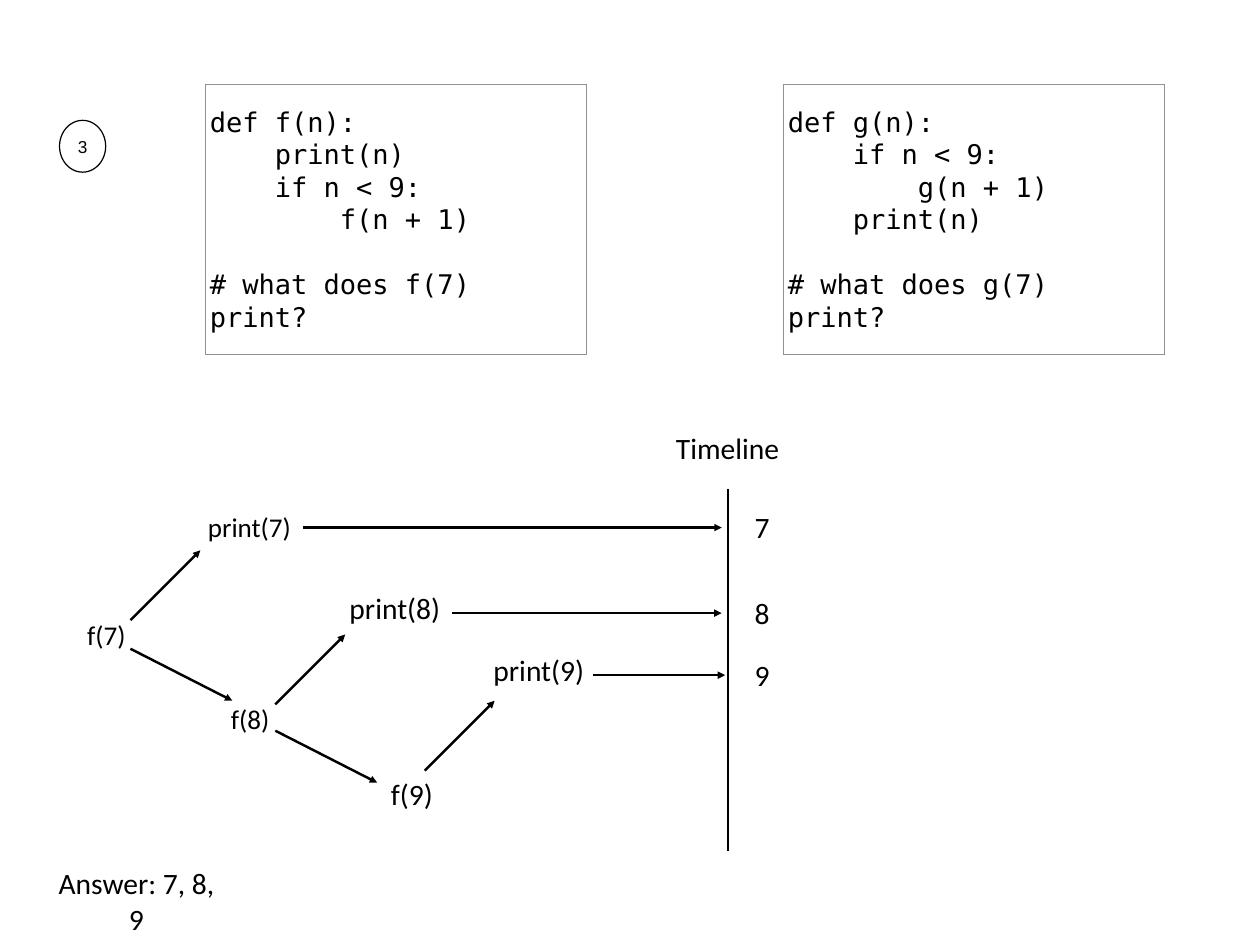
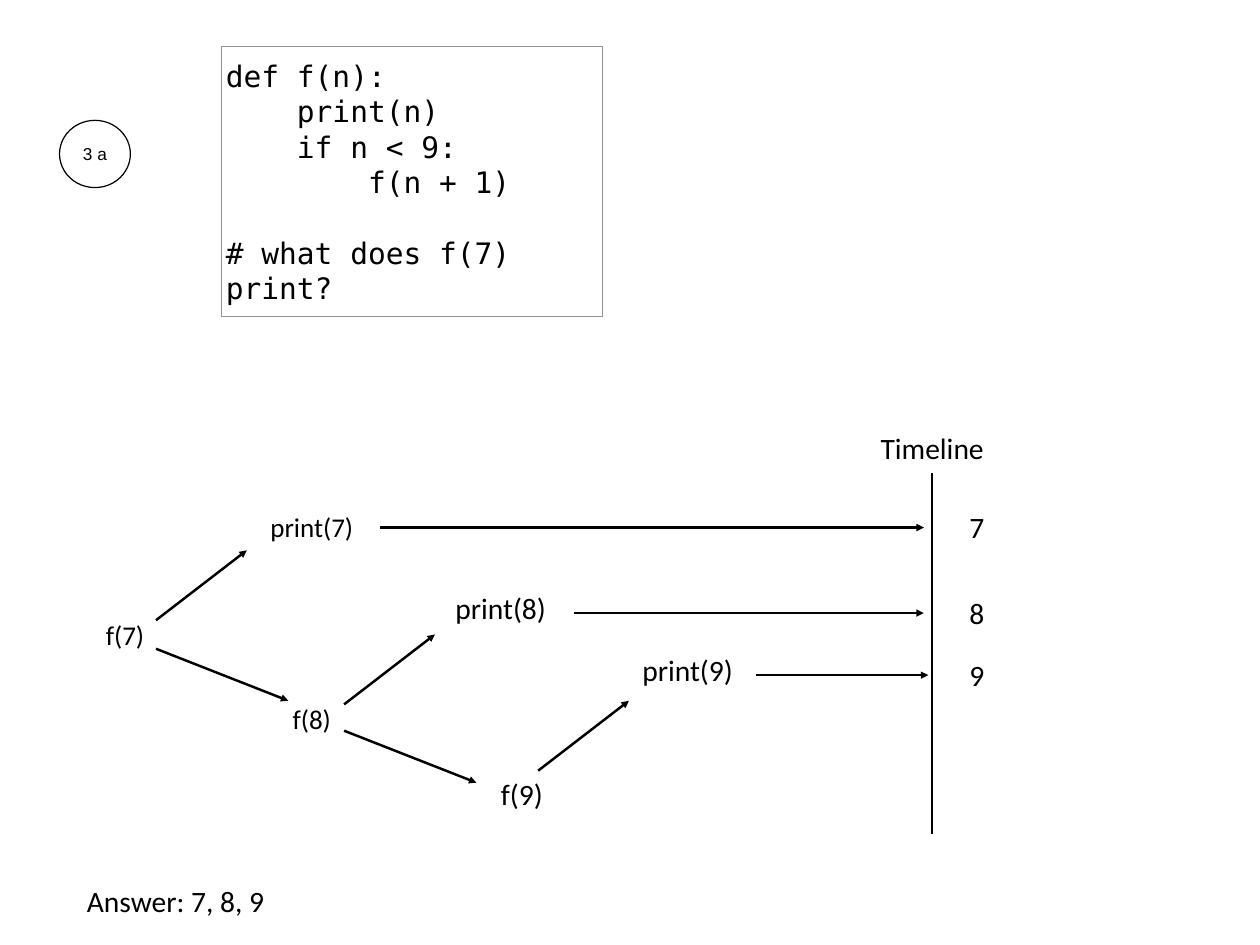
Before and after one commit to Jsus00G/CS-320-Projects-P, a slide deck: slide 88 of lecture-material/07-Recursion_and_Graphs/07-recursion-worksheet-solution.pptx (slide 40 before the commit). Drawn at 1260x945 pixels with LibreOffice and Linux fonts; fonts in the diff are those of the drawing. Boxes give left, top, right and bottom in pixels: in the first picture for what was removed or moved away, otherwise in the second. Text is boxed around its words. In the diff, an @@ line names an element or a change of style, - is before the commit and + after.

```diff
--- a/lecture-material/07-Recursion_and_Graphs/07-recursion-worksheet-solution.pptx
+++ b/lecture-material/07-Recursion_and_Graphs/07-recursion-worksheet-solution.pptx
@@ rectangle "def f(n):": place and size @@
-rectangle "def f(n):" at [205, 84, 587, 354]
+rectangle "def f(n):" at [221, 47, 603, 317]
@@ rectangle "def f(n):" at [221, 47, 603, 317]: size 22 to 24 pt @@
@@ rectangle removed at [783, 84, 1165, 354] @@
-def g(n):
-if n < 9:
-g(n + 1)
-print(n)
-# what does g(7) print?
@@ ellipse "3 a": place and size @@
-ellipse "3 a" at [59, 121, 105, 172]
+ellipse "3 a" at [59, 121, 130, 188]
@@ text in ellipse at [83, 148, 107, 160]: text changed @@
-3
+3 a
@@ text "Timeline": place and size @@
-text "Timeline" at [676, 438, 779, 460]
+text "Timeline" at [881, 438, 984, 460]
@@ line moved from (728, 851) - (728, 489) to (932, 835) - (932, 473) @@
@@ text "print(7)": place and size @@
-text "print(7)" at [208, 517, 291, 542]
+text "print(7)" at [270, 517, 353, 542]
@@ text "7": place and size @@
-text "7" at [755, 519, 770, 538]
+text "7" at [969, 519, 984, 538]
@@ arrow moved from (303, 527) - (722, 527) to (380, 527) - (924, 527) @@
@@ arrow moved from (130, 620) - (200, 550) to (156, 620) - (247, 550) @@
@@ text "print(8)": place and size @@
-text "print(8)" at [349, 597, 440, 624]
+text "print(8)" at [455, 597, 546, 624]
@@ text "8": place and size @@
-text "8" at [755, 604, 770, 625]
+text "8" at [969, 603, 984, 625]
@@ text "f(7)": place and size @@
-text "f(7)" at [87, 625, 125, 649]
+text "f(7)" at [106, 625, 144, 649]
@@ arrow moved from (453, 613) - (722, 613) to (574, 613) - (924, 613) @@
@@ arrow moved from (130, 649) - (232, 701) to (156, 649) - (288, 701) @@
@@ arrow moved from (276, 704) - (346, 634) to (344, 704) - (435, 634) @@
@@ text "print(9)": place and size @@
-text "print(9)" at [493, 659, 584, 686]
+text "print(9)" at [642, 659, 733, 686]
@@ text "9": place and size @@
-text "9" at [755, 667, 770, 686]
+text "9" at [969, 667, 984, 686]
@@ arrow moved from (593, 675) - (726, 675) to (757, 675) - (929, 675) @@
@@ text "f(8)": place and size @@
-text "f(8)" at [231, 709, 269, 733]
+text "f(8)" at [293, 709, 331, 733]
@@ arrow moved from (424, 771) - (494, 701) to (538, 771) - (629, 701) @@
@@ arrow moved from (276, 731) - (377, 782) to (344, 731) - (477, 782) @@
@@ text "f(9)": place and size @@
-text "f(9)" at [391, 783, 433, 809]
+text "f(9)" at [501, 783, 543, 809]
@@ text "Answer: 7, 8, 9" rewrapped from [59, 874, 214, 930] to [87, 891, 264, 916] @@
```
Also in this commit, not shown: 44 other slides changed, 90 slides added, 4 slides removed, 5 other files.
